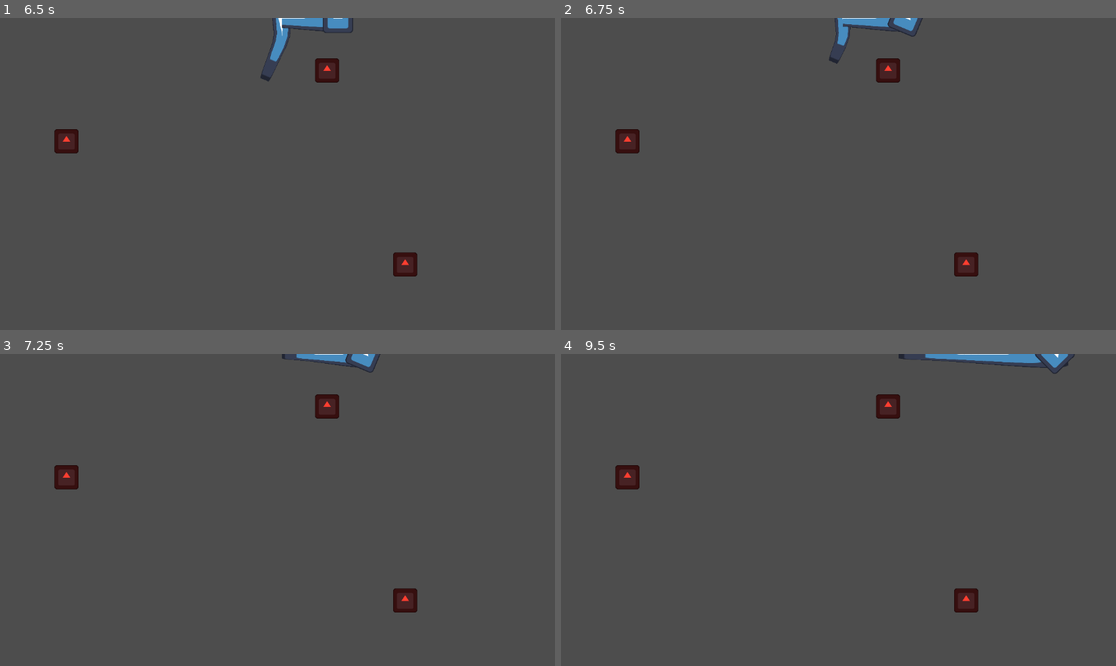
Above: before the commit, frames 1-4 (two rows, left to right).
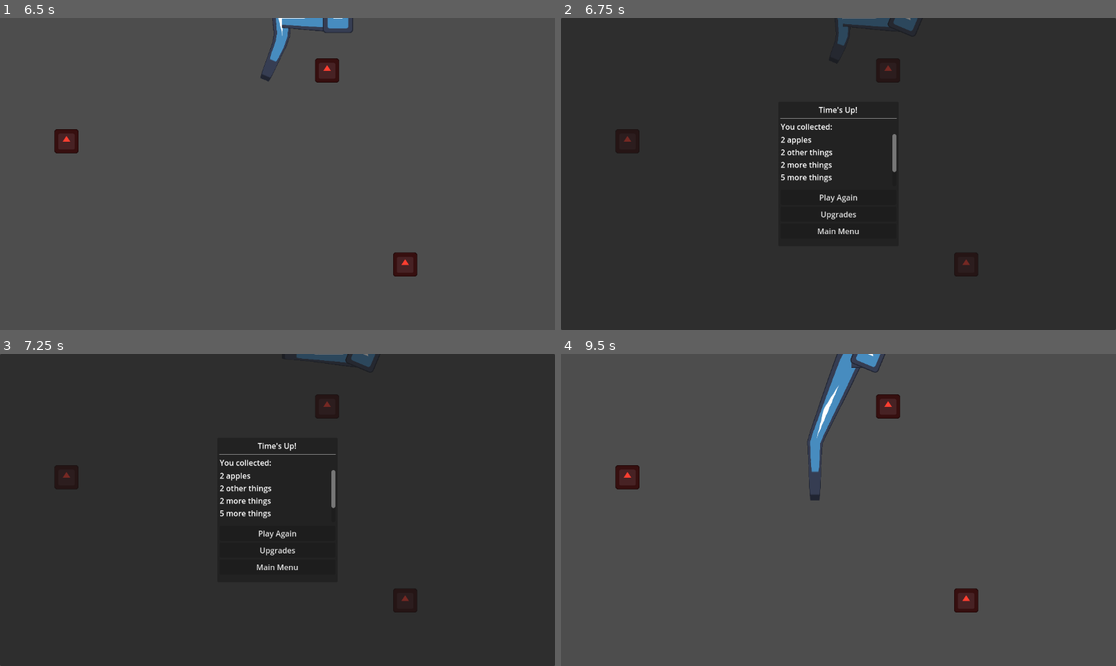
Above: after the commit, the same moments.

Repository: tylercchase/gmtk-2025
Game: Godot game, scene res://src/menus/main/main_menu.tscn
The game is run twice, just before and just after one commit, with the same random seed, the same clock (stepped at 60 frames per second) and the same inputs. The engine's default icon, where the game draws it, is replaced by a stand-in: a white triangle on a blue panel in a dark square.
Inputs (mouse positions are in pixels of both pictures, inside the frame that each line leads up to):
- Up to frame 1 (6.5 s): click "Start" at 0.5 s; hold D (move_right) 1.28-2.03 s; hold A (move_left) 2.03-2.78 s; tap Enter at 2.75 s; hold D (move_right) 2.78-4.28 s; hold A (move_left) from 4.28 s (still down); tap Space at 5 s
- Up to frame 2 (6.75 s): release A (move_left) at 6.53 s; hold D (move_right) from 6.53 s (still down)
- Up to frame 3 (7.25 s): keep holding D (move_right)
- Up to frame 4 (9.5 s): release D (move_right) at 7.25 s; click (838, 531) at 7.25 s, where only the run after the commit has a clickable "Play Again"; hold D (move_right) from 8.03 s (still down)

Frame 1 is identical in both runs. In frame 2, 99% of the frame differs, in the area x 0-100%, y 0-100%; in frame 3, 99%; in frame 4, 2.0%.

Commit message:
feat: add level manager for game over

Diff:
--- a/project.godot
+++ b/project.godot
@@ -14,6 +14,10 @@
 run/main_scene="uid://bebw44j0d3rob"
 config/features=PackedStringArray("4.4", "Forward Plus")
 config/icon="res://icon.svg"
+
+[autoload]
+
+State="*res://src/singletons/state.gd"
 
 [input]
 
--- /dev/null
+++ b/src/level/level_manager.gd
@@ -0,0 +1,15 @@
+extends Node
+
+@export var game_over_scene: PackedScene
+
+func _ready() -> void:
+	var timer = Timer.new()
+	timer.autostart = true
+	timer.one_shot = true
+	add_child(timer)
+	timer.start(State.round_time)
+	timer.timeout.connect(_on_timer_timeout)
+
+func _on_timer_timeout():
+	var game_over_node = game_over_scene.instantiate()
+	add_child(game_over_node)
--- /dev/null
+++ b/src/level/level_manager.tscn
@@ -0,0 +1,8 @@
+[gd_scene load_steps=3 format=3 uid="uid://b7y1w8n44w8h3"]
+
+[ext_resource type="Script" uid="uid://dwtarq2hg73oy" path="res://src/level/level_manager.gd" id="1_q7nky"]
+[ext_resource type="PackedScene" uid="uid://bjblidy7c61jd" path="res://src/menus/game_over/game_over_menu.tscn" id="2_tu2fa"]
+
+[node name="LevelManager" type="Node"]
+script = ExtResource("1_q7nky")
+game_over_scene = ExtResource("2_tu2fa")
--- a/src/level/test_level.tscn
+++ b/src/level/test_level.tscn
@@ -1,8 +1,9 @@
-[gd_scene load_steps=4 format=3 uid="uid://cevc126su5f5q"]
+[gd_scene load_steps=5 format=3 uid="uid://cevc126su5f5q"]
 
 [ext_resource type="PackedScene" uid="uid://6ppqphm8w01t" path="res://src/segments/segment_manager.tscn" id="1_wfa51"]
 [ext_resource type="PackedScene" uid="uid://bkufcjas1iov8" path="res://src/player/player.tscn" id="2_5ipog"]
 [ext_resource type="PackedScene" uid="uid://ubva2gdfgrlx" path="res://src/apple/apple.tscn" id="3_88en4"]
+[ext_resource type="PackedScene" uid="uid://b7y1w8n44w8h3" path="res://src/level/level_manager.tscn" id="4_5ipog"]
 
 [node name="TestLevel" type="Node2D"]
 
@@ -25,3 +26,5 @@
 
 [node name="Apple3" parent="Node2D" instance=ExtResource("3_88en4")]
 position = Vector2(841, 512)
+
+[node name="LevelManager" parent="." instance=ExtResource("4_5ipog")]
--- a/src/menus/game_over/game_over_menu.tscn
+++ b/src/menus/game_over/game_over_menu.tscn
@@ -51,6 +51,7 @@
 
 [node name="Label3" type="Label" parent="CenterContainer/PanelContainer/MarginContainer/VBoxContainer/ScrollContainer"]
 layout_mode = 2
+size_flags_horizontal = 3
 text = "2 apples
 2 other things
 2 more things
--- /dev/null
+++ b/src/singletons/state.gd
@@ -0,0 +1,5 @@
+extends Node
+
+
+### Round time in seconds
+var round_time = 6
Not shown, added: src/level/level_manager.gd.uid
Not shown, added: src/singletons/state.gd.uid
